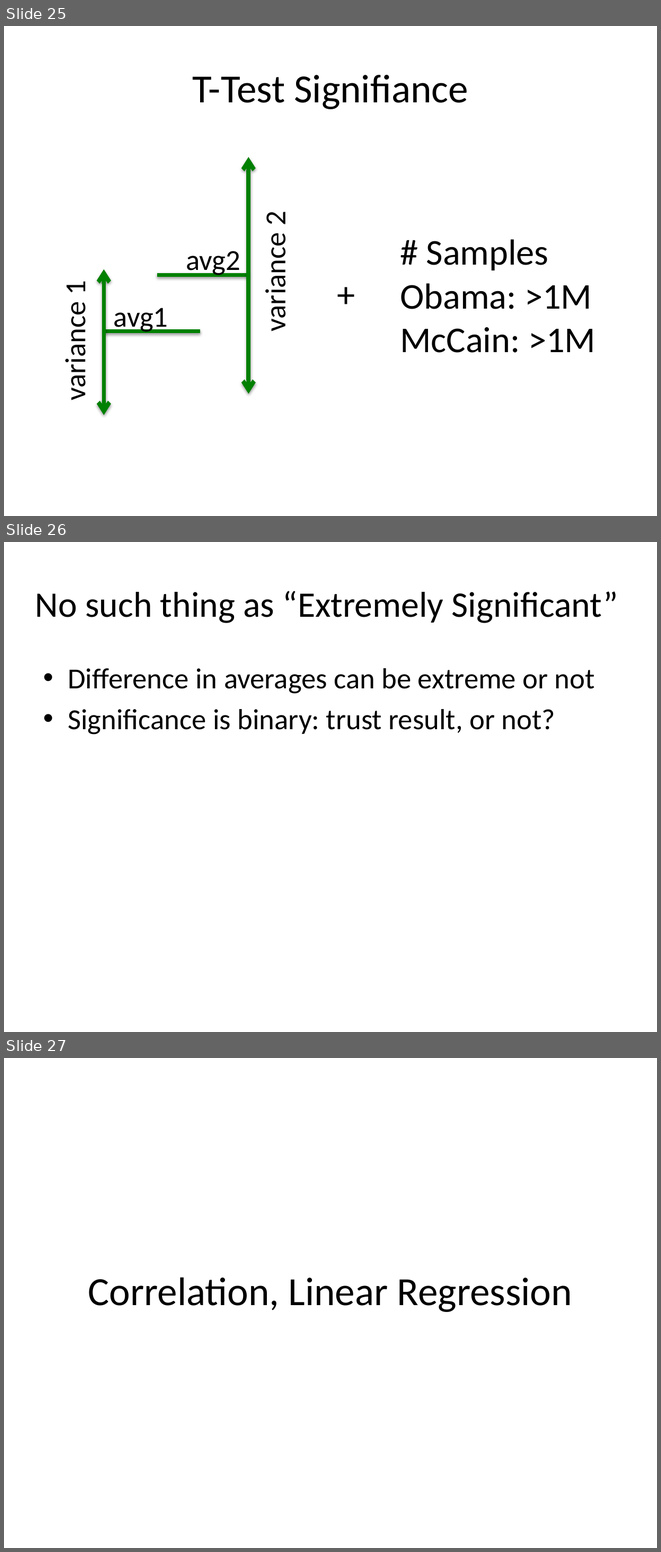
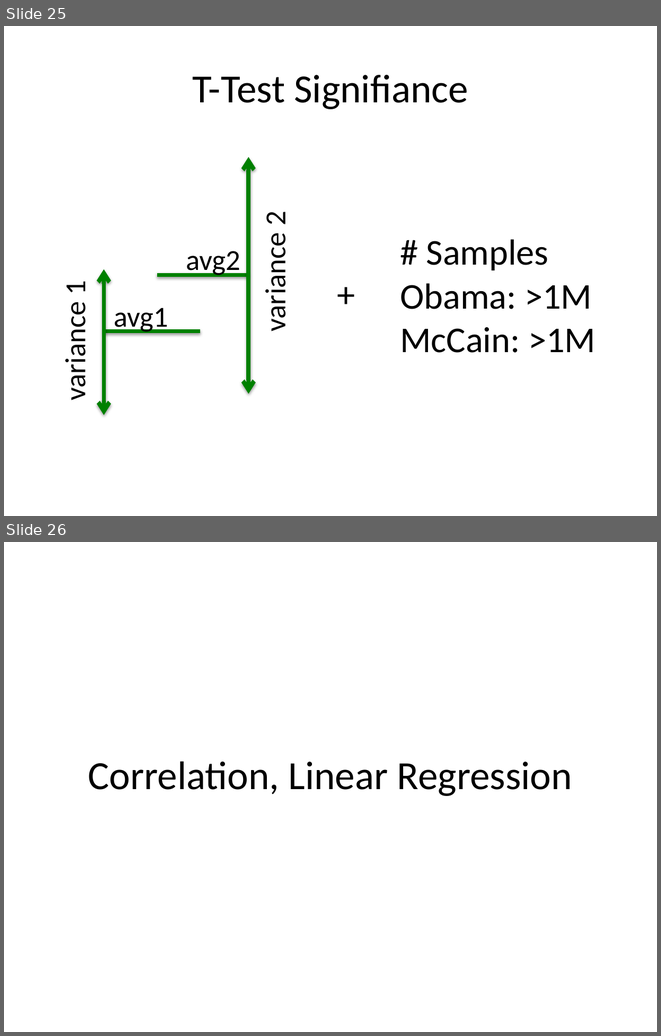
Before and after one commit to dataiap/dataiap, a slide deck: lectures/day3.pptx. Shown one above the other, each under a label of ours: slides 25, 26 and 27 before the commit, slides 25 and 26 after it. The pictures are 661x1552 and 661x1036 pixels, drawn with LibreOffice and Linux fonts; fonts in the diff are those of the drawing. Boxes give left, top, right and bottom in pixels: in the first picture for what was removed or moved away, otherwise in the second. Text is boxed around its words. In the diff, an @@ line names an element or a change of style, - is before the commit and + after.

Commit message:
day 3 actual

```diff
--- a/lectures/day3.pptx
+++ b/lectures/day3.pptx
@@ slide 26 removed at (4,542,657,1032), background #FFFFFF @@
@@ title removed at (35,591,618,623) @@
-No such thing as “Extremely Significant”
@@ text removed at (68,668,595,734) @@
-• Difference in averages can be extreme or not
-• Significance is binary: trust result, or not?
@@ what was slide 27 is now slide 26 @@
```
